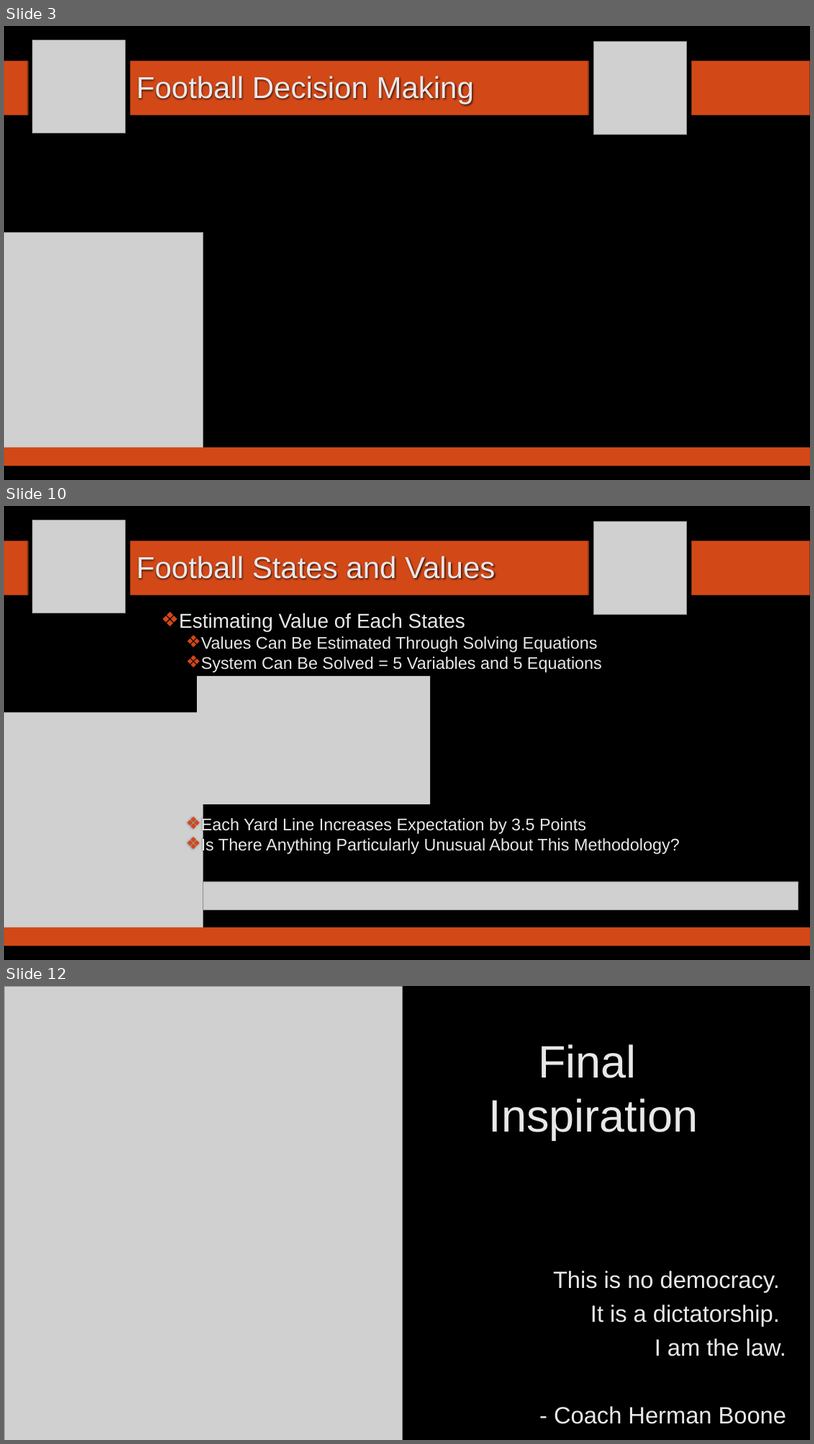
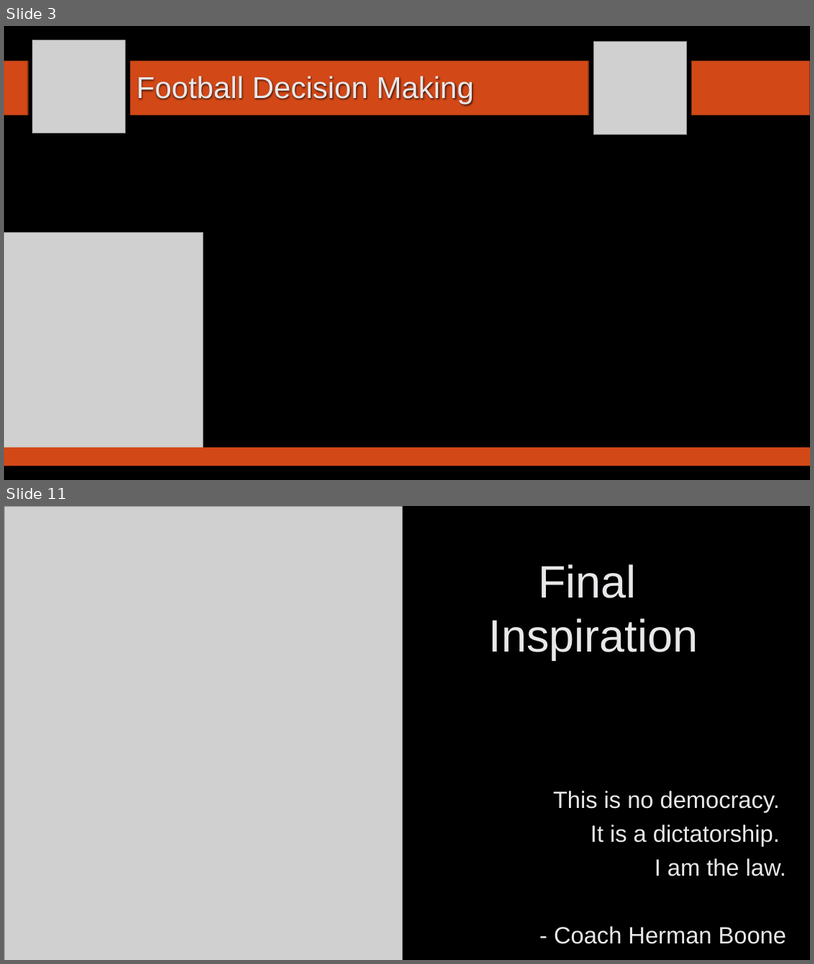
Before and after one commit to SuperMarioGiacomazzo/STOR390_WEBSITE, a slide deck: Slides/Football 4/Footballl_4_Lecture.pptx. Shown one above the other, each under a label of ours: slides 3, 10 and 12 before the commit, slides 3 and 11 after it; the slides between them are not shown. The pictures are 814x1444 and 814x964 pixels, drawn with LibreOffice and Linux fonts; fonts in the diff are those of the drawing; grey boxes stand for pictures; background and template pictures are left out. Boxes give left, top, right and bottom in pixels: in the first picture for what was removed or moved away, otherwise in the second. Text is boxed around its words. In the diff, an @@ line names an element or a change of style, - is before the commit and + after.

```diff
--- a/Slides/Football 4/Footballl_4_Lecture.pptx
+++ b/Slides/Football 4/Footballl_4_Lecture.pptx
@@ slide 10 removed at [4,506,810,960], background picture (left out) @@
@@ picture removed at [32,520,126,613] @@
@@ picture removed at [594,521,687,614] @@
@@ rectangle removed at [4,541,28,595] @@
@@ rectangle removed at [131,541,589,595] @@
@@ rectangle removed at [692,541,810,595] @@
@@ title removed at [136,556,495,580] @@
-Football States and Values
@@ text removed at [179,613,680,854] @@
-❖ Estimating Value of Each States
-  ❖ Values Can Be Estimated Through Solving Equations
-  ❖ System Can Be Solved = 5 Variables and 5 Equations
-  ❖ Each Yard Line Increases Expectation by 3.5 Points
-  ❖ Is There Anything Particularly Unusual About This Methodology?
@@ picture removed at [197,676,430,804] @@
@@ picture removed at [4,713,203,928] @@
@@ picture removed at [203,881,799,909] @@
@@ rectangle removed at [4,927,810,946] @@
@@ what was slide 12 is now slide 11 @@
```
Also in this commit, not shown: 1 slide changed, 7 slides added, 7 other slides removed, 6 other files.
